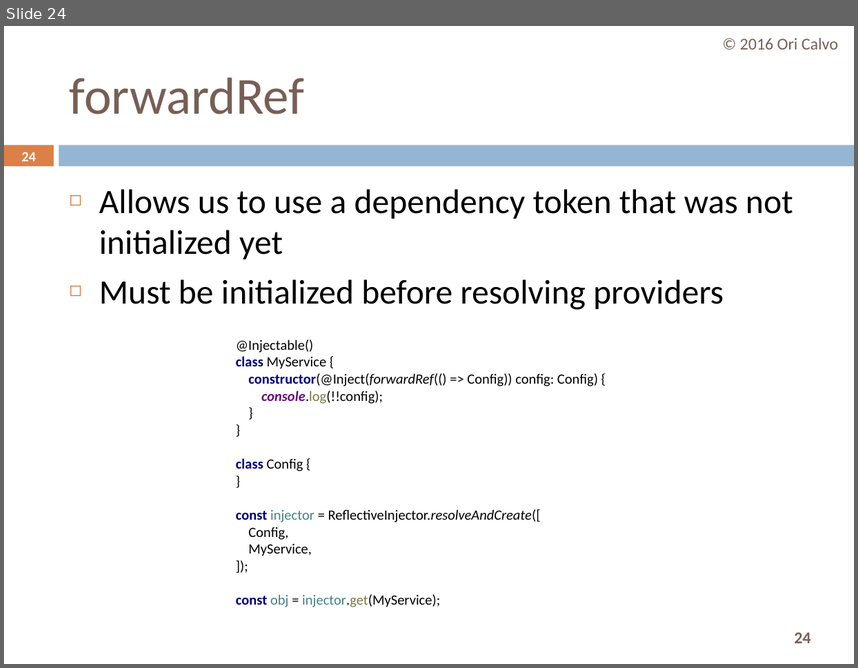
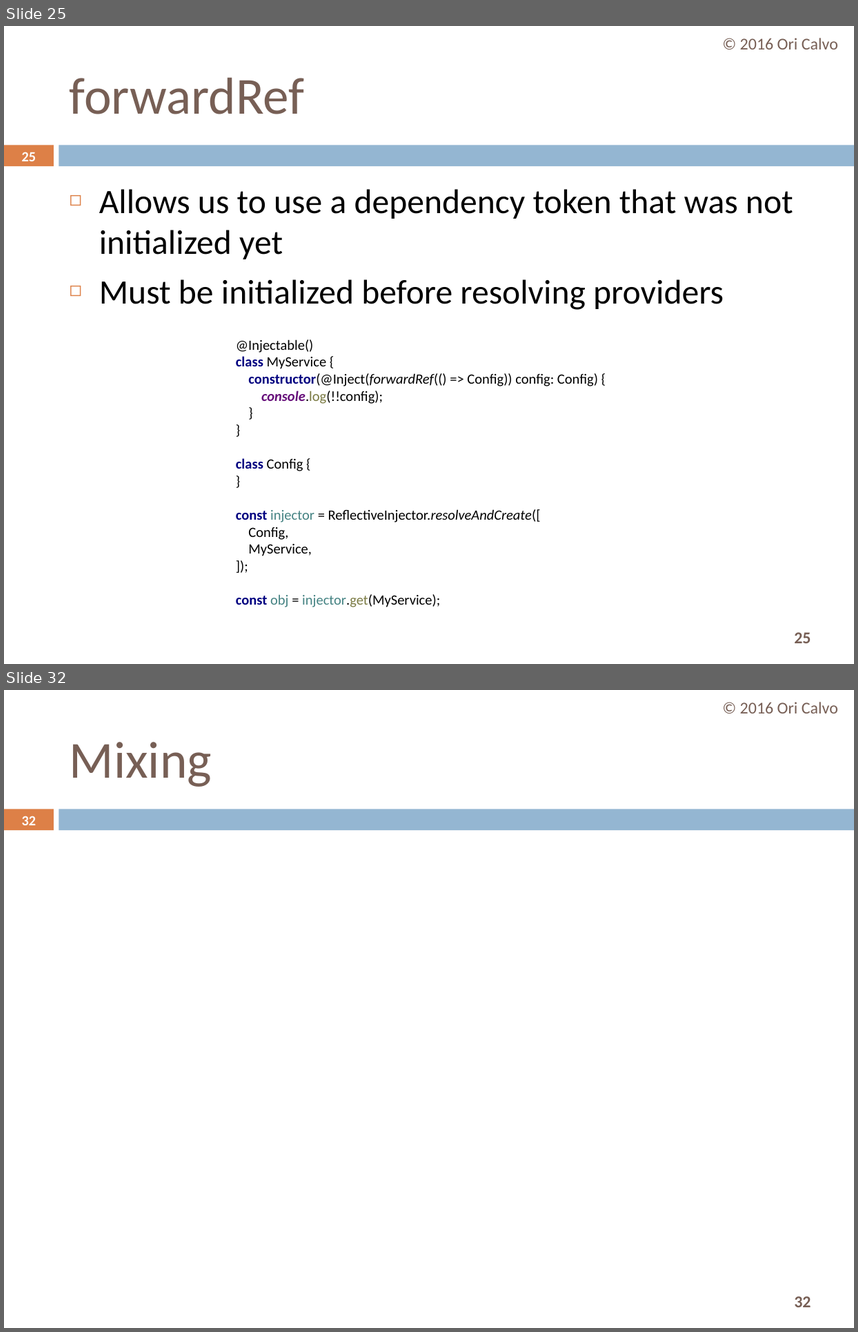
Before and after one commit to oricalvo/course-angular, a slide deck: PPTs/02 Dependency Injection.pptx. Shown one above the other, each under a label of ours: slide 24 before the commit, slides 25 and 32 after it; the slides between them are not shown. The pictures are 858x668 and 858x1332 pixels, drawn with LibreOffice and Linux fonts; fonts in the diff are those of the drawing. Boxes give left, top, right and bottom in pixels: in the first picture for what was removed or moved away, otherwise in the second. Text is boxed around its words. In the diff, an @@ line names an element or a change of style, - is before the commit and + after.

```diff
--- a/PPTs/02 Dependency Injection.pptx
+++ b/PPTs/02 Dependency Injection.pptx
@@ slide 32 added at [4, 690, 854, 1328], background #FFFFFF; not listed: 3 template elements that a slide beside it also shows @@
@@ text added at [740, 702, 838, 713], 14 pt, text #775F55 @@
+© 2016 Ori Calvo
@@ title added at [70, 742, 212, 787], 44 pt, text #775F55 @@
+Mixing
@@ page number added at [22, 816, 36, 825], 11.9 pt, text #FFFFFF, bold @@
+32
@@ what was slide 24 is now slide 25 @@
@@ page number at [22, 152, 36, 161]: text changed @@
-24
+25
@@ page number at [794, 632, 811, 643]: text changed @@
-24
+25
```
Also in this commit, not shown: 2 slides changed, 6 other slides added, 5 other files.
